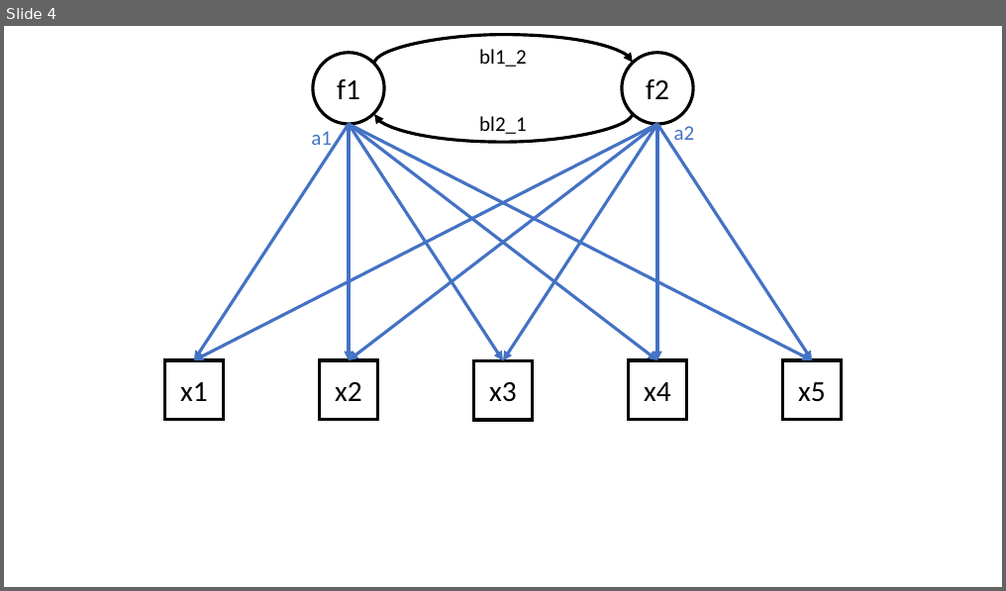
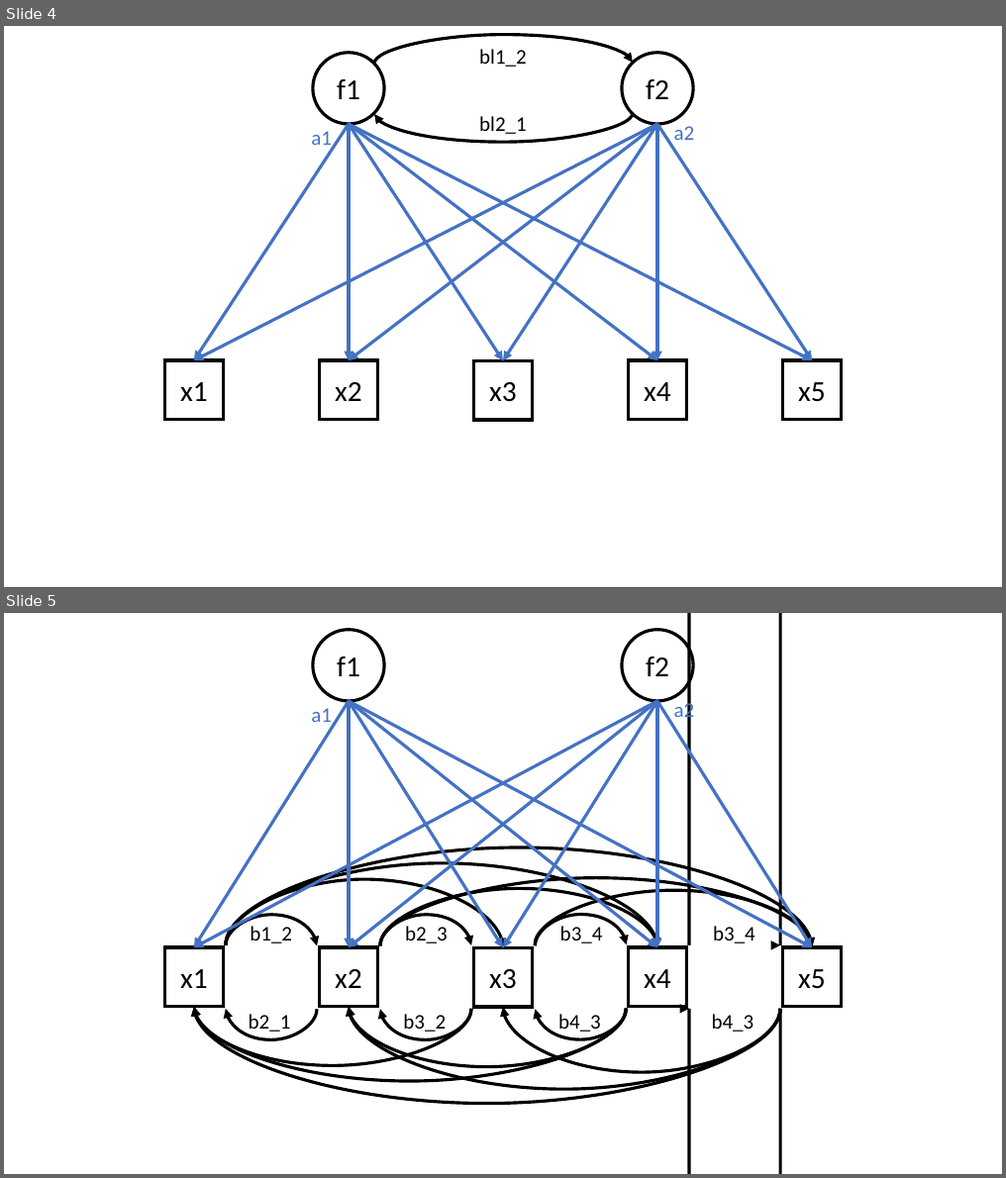
Before and after one commit to MichelNivard/MCMSEM, a slide deck: imgs/MCMSEM_images.pptx. Shown one above the other, each under a label of ours: slide 4 before the commit, slides 4 and 5 after it. The pictures are 1006x591 and 1006x1178 pixels, drawn with LibreOffice and Linux fonts; fonts in the diff are those of the drawing. Boxes give left, top, right and bottom in pixels: in the first picture for what was removed or moved away, otherwise in the second. Text is boxed around its words. In the diff, an @@ line names an element or a change of style, - is before the commit and + after.

```diff
--- a/imgs/MCMSEM_images.pptx
+++ b/imgs/MCMSEM_images.pptx
@@ slide 5 added at box(4, 613, 1002, 1174), background #FFFFFF @@
@@ ellipse added at box(313, 630, 385, 701), outline #000000 3 pt, 28 pt, text #000000 @@
+f1
@@ ellipse added at box(622, 630, 693, 701), outline #000000 3 pt, 28 pt, text #000000 @@
+f2
@@ arrow added from (349, 701) to (194, 948), #4472C4 3 pt @@
@@ arrow added from (657, 701) to (194, 948), #4472C4 3 pt @@
@@ arrow added from (349, 701) to (349, 948), #4472C4 3 pt @@
@@ arrow added from (349, 701) to (503, 949), #4472C4 3 pt @@
@@ arrow added from (349, 701) to (657, 948), #4472C4 3 pt @@
@@ arrow added from (349, 701) to (812, 948), #4472C4 3 pt @@
@@ arrow added from (657, 701) to (349, 948), #4472C4 3 pt @@
@@ arrow added from (657, 701) to (503, 949), #4472C4 3 pt @@
@@ arrow added from (657, 701) to (657, 948), #4472C4 3 pt @@
@@ arrow added from (657, 701) to (812, 948), #4472C4 3 pt @@
@@ text added at box(674, 699, 695, 723), 20 pt, text #4472C4 @@
+a2
@@ text added at box(311, 708, 332, 728), 20 pt, text #4472C4 @@
+a1
@@ text added at box(250, 926, 292, 944), 20 pt, text #000000 @@
+b1_2
@@ text added at box(405, 926, 448, 944), 20 pt, text #000000 @@
+b2_3
@@ text added at box(560, 926, 603, 944), 20 pt, text #000000 @@
+b3_4
@@ text added at box(713, 926, 755, 944), 20 pt, text #000000 @@
+b3_4
@@ group added at box(164, 848, 842, 1104): 20 curved arrows, 5 rectangles @@
+x1
+x2
+x3
+x4
+x5
@@ text added at box(249, 1014, 291, 1036), 20 pt, text #000000 @@
+b2_1
@@ text added at box(403, 1014, 446, 1036), 20 pt, text #000000 @@
+b3_2
@@ text added at box(558, 1014, 601, 1036), 20 pt, text #000000 @@
+b4_3
@@ text added at box(712, 1014, 754, 1032), 20 pt, text #000000 @@
+b4_3
```
Also in this commit, not shown: 2 other slides added, 8 other files.
